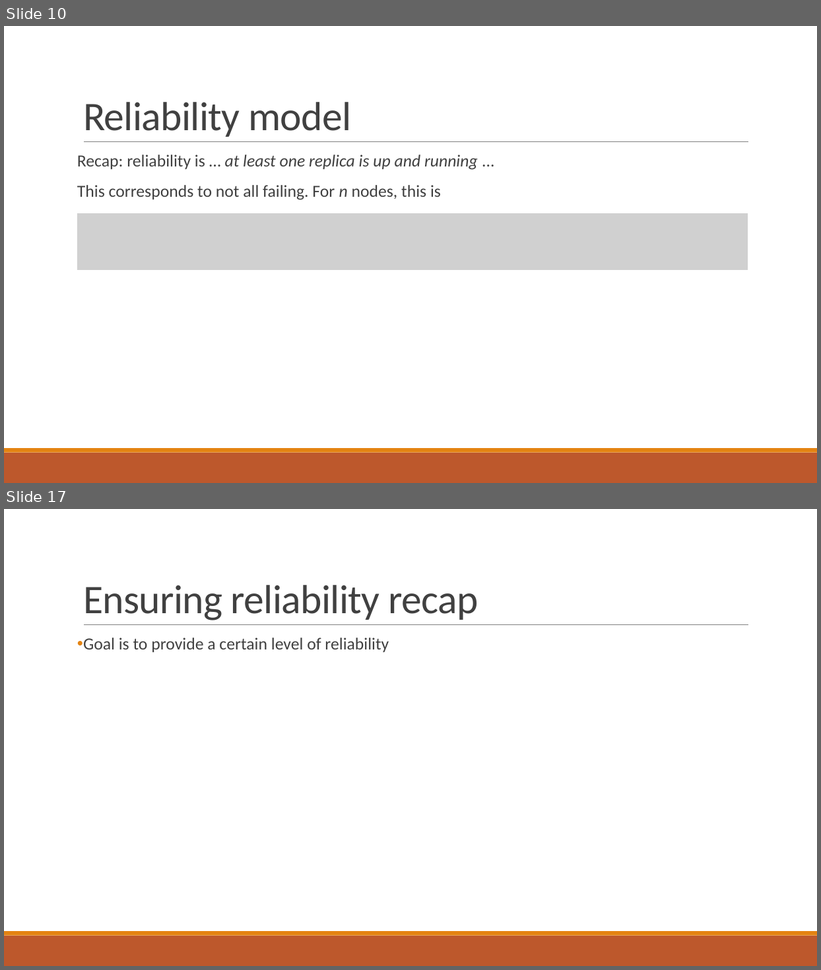
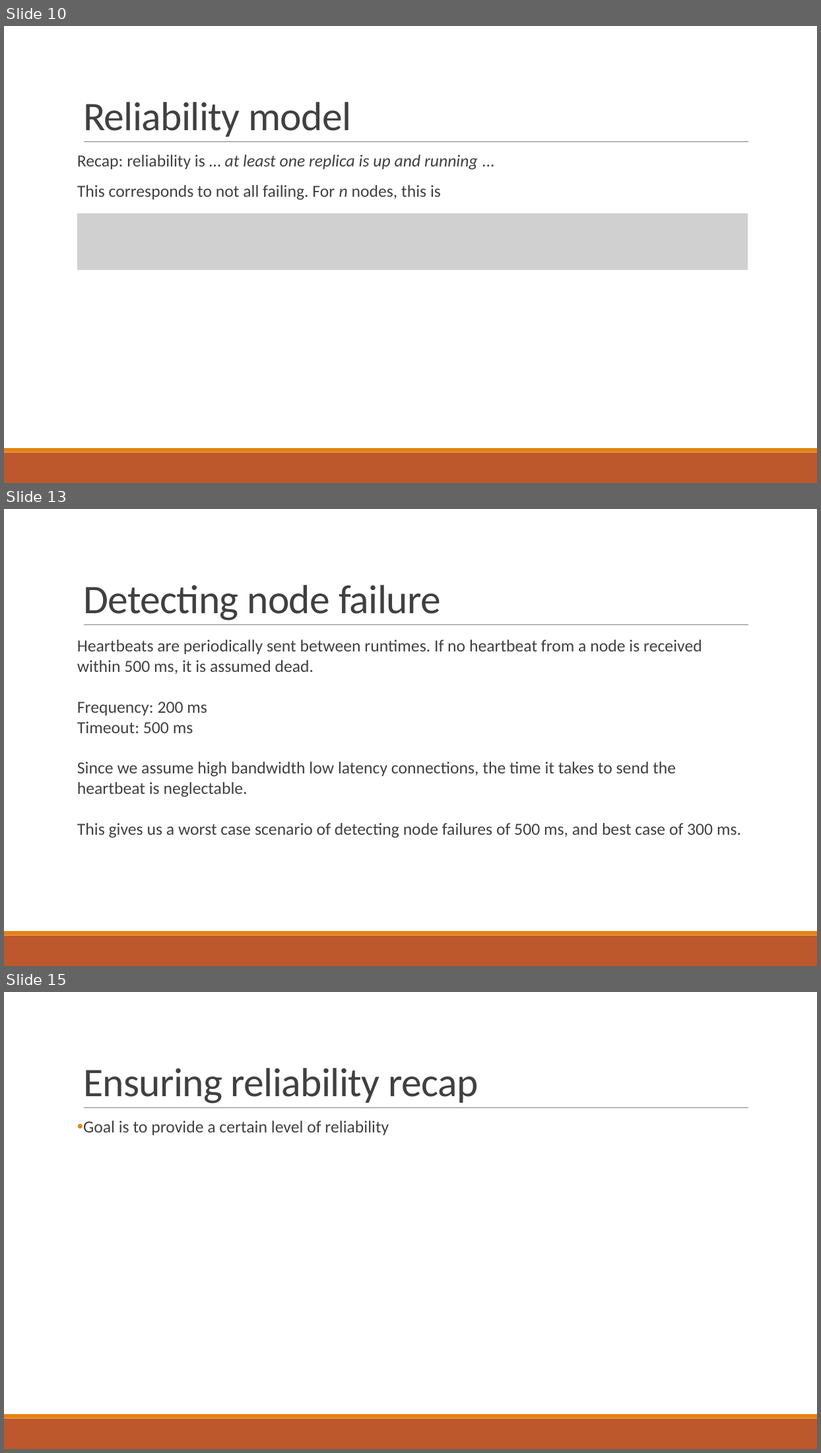
Before and after one commit to PStahl/master_thesis, a slide deck: presentation/presentation.pptx. Shown one above the other, each under a label of ours: slides 10 and 17 before the commit, slides 10, 13 and 15 after it; the slides between them are not shown. The pictures are 821x970 and 821x1453 pixels, drawn with LibreOffice and Linux fonts; fonts in the diff are those of the drawing; grey boxes stand for pictures. Boxes give left, top, right and bottom in pixels: in the first picture for what was removed or moved away, otherwise in the second. Text is boxed around its words. In the diff, an @@ line names an element or a change of style, - is before the commit and + after.

Commit message:
update presentation

```diff
--- a/presentation/presentation.pptx
+++ b/presentation/presentation.pptx
@@ slide 13 added at [4,509,817,966], background #FFFFFF; not listed: 3 template elements that a slide beside it also shows @@
@@ title added at [83,585,441,621], 48 pt, text #404040 @@
+Detecting node failure
@@ text added at [77,640,741,838], 20 pt, text #404040 @@
+Heartbeats are periodically sent between runtimes. If no heartbeat from a node is received within 500 ms, it is assumed dead.
+Frequency: 200 ms
+Timeout: 500 ms
+Since we assume high bandwidth low latency connections, the time it takes to send the heartbeat is neglectable.
+This gives us a worst case scenario of detecting node failures of 500 ms, and best case of 300 ms.
@@ what was slide 17 is now slide 15 @@
```
Also in this commit, not shown: 1 slide changed, 2 other slides added.
